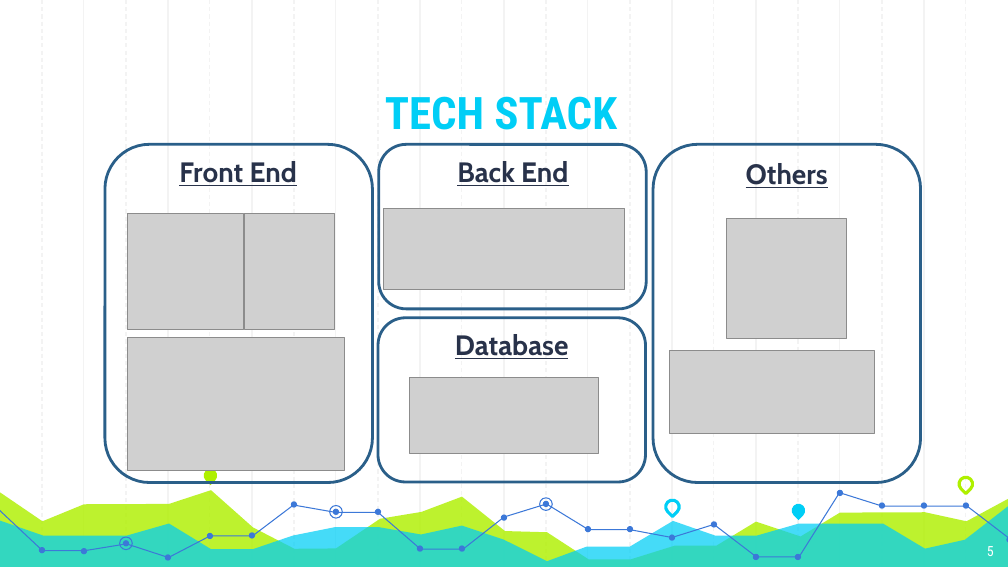
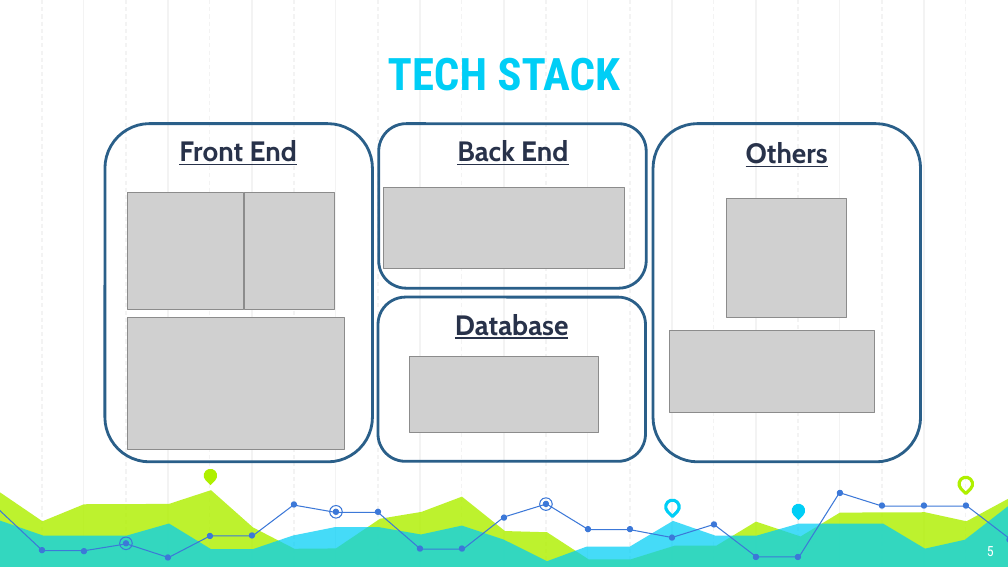
Before and after one commit to Andyayk/app, a slide deck: slide 5 of Graph Based Search.pptx. Drawn at 1008x567 pixels with LibreOffice and Linux fonts; fonts in the diff are those of the drawing; grey boxes stand for pictures. Boxes give left, top, right and bottom in pixels: in the first picture for what was removed or moved away, otherwise in the second. Text is boxed around its words. In the diff, an @@ line names an element or a change of style, - is before the commit and + after.

```diff
--- a/Graph Based Search.pptx
+++ b/Graph Based Search.pptx
@@ text "TECH STACK" moved from (x1=385, y1=96, x2=617, y2=130) to (x1=388, y1=57, x2=620, y2=91) @@
@@ 7 pictures, 4 texts, 4 rounded rectangles moved together from (x1=105, y1=144, x2=920, y2=482) to (x1=105, y1=124, x2=920, y2=462) @@
```
Also in this commit, not shown: 6 other slides changed.
